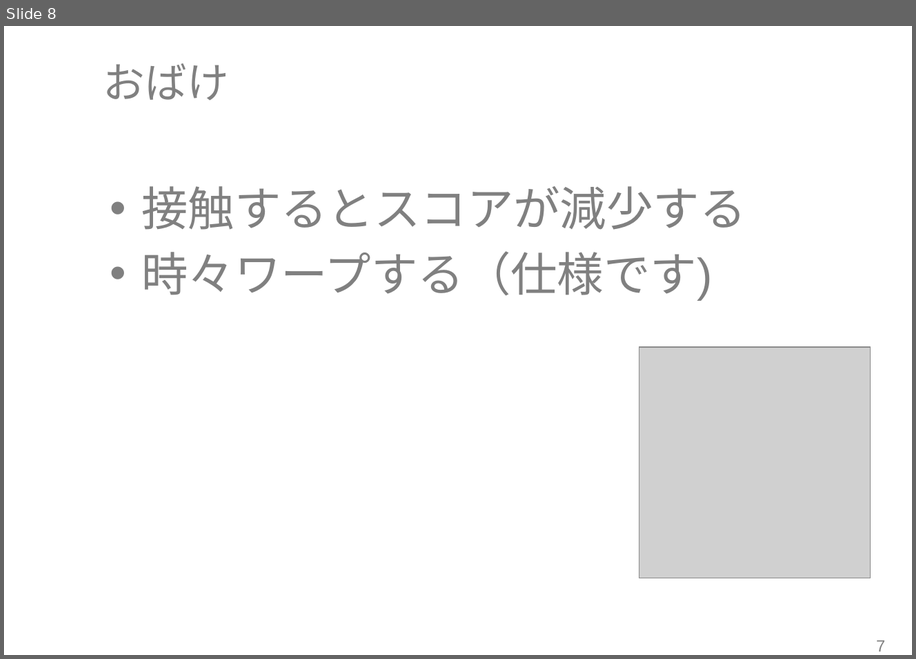
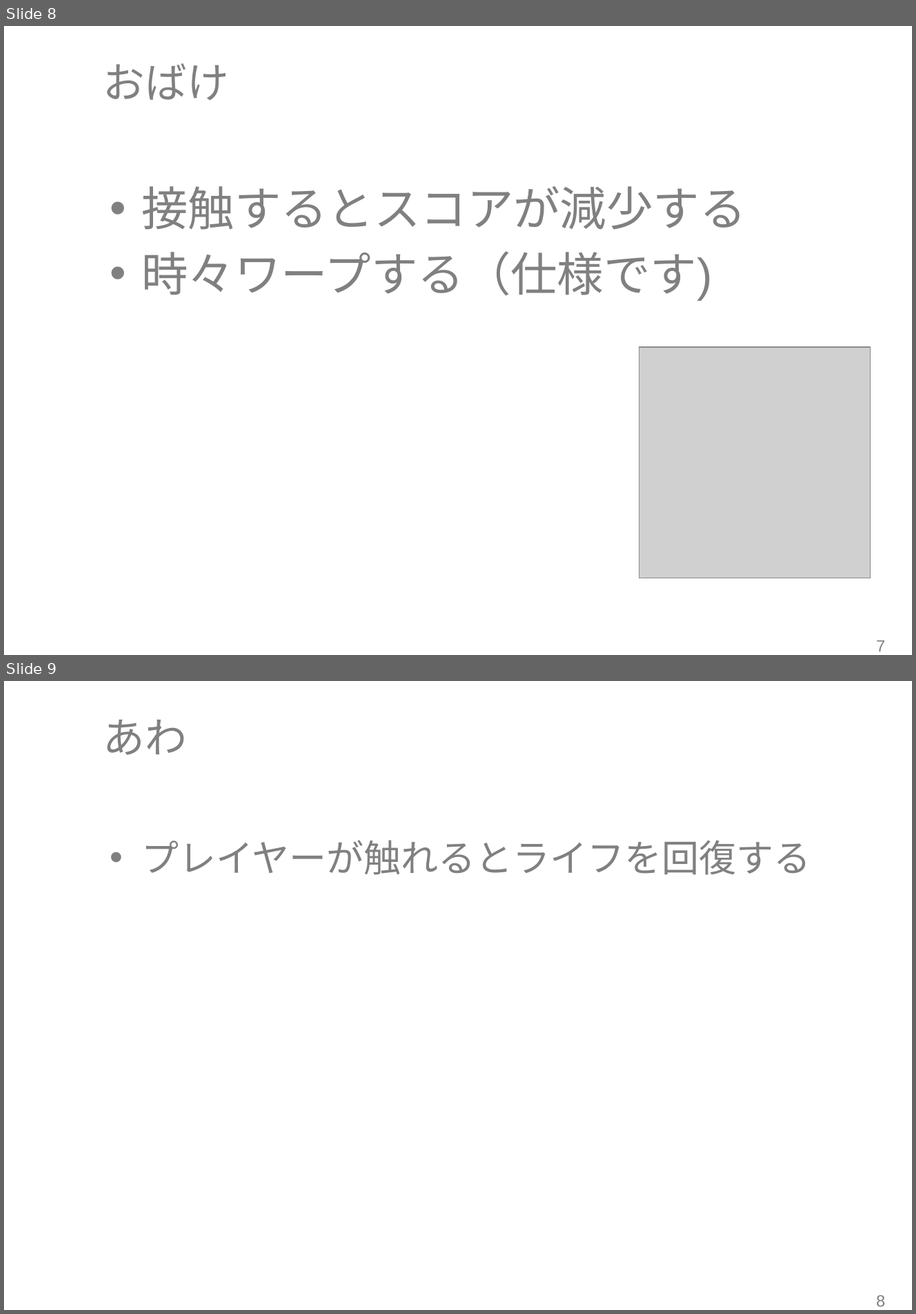
Before and after one commit to RubyCamp/rc2016s_g6, a slide deck: shinziko.pptx. Shown one above the other, each under a label of ours: slide 8 before the commit, slides 8 and 9 after it. The pictures are 916x659 and 916x1314 pixels, drawn with LibreOffice and Linux fonts; fonts in the diff are those of the drawing; grey boxes stand for pictures; background and template pictures are left out. Boxes give left, top, right and bottom in pixels: in the first picture for what was removed or moved away, otherwise in the second. Text is boxed around its words. In the diff, an @@ line names an element or a change of style, - is before the commit and + after.

Commit message:
紹介するキャラを追加

```diff
--- a/shinziko.pptx
+++ b/shinziko.pptx
@@ slide 9 added at <box>4,681,912,1310</box>, background #FFFFFF @@
@@ title added at <box>103,720,187,755</box>, 36 pt, text #808080 @@
+あわ
@@ text added at <box>141,840,811,875</box>, 32 pt, text #808080 @@
+• プレイヤーが触れるとライフを回復する
@@ page number added at <box>876,1294,885,1306</box>, 14 pt, text #808080 @@
+8
```
Also in this commit, not shown: 1 slide changed.
